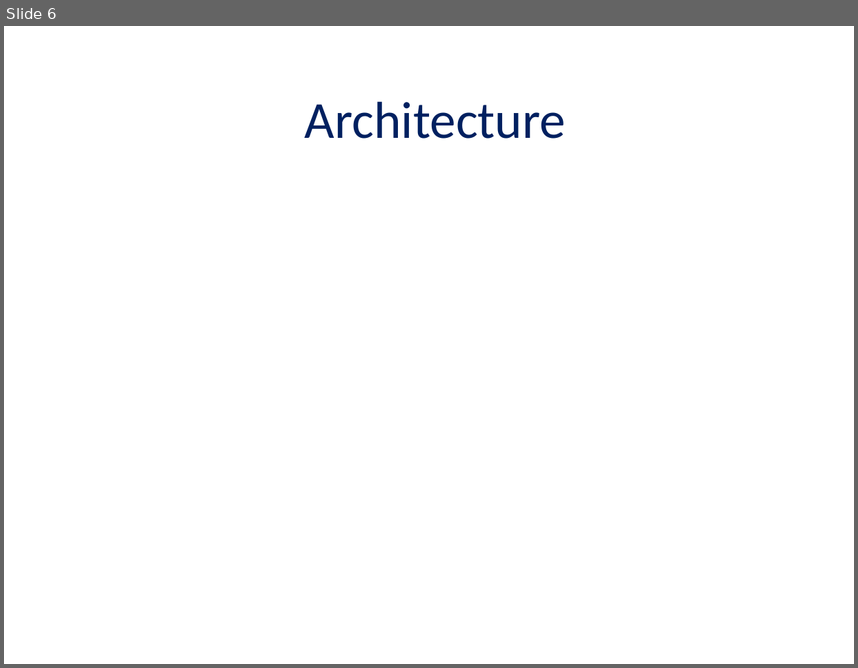
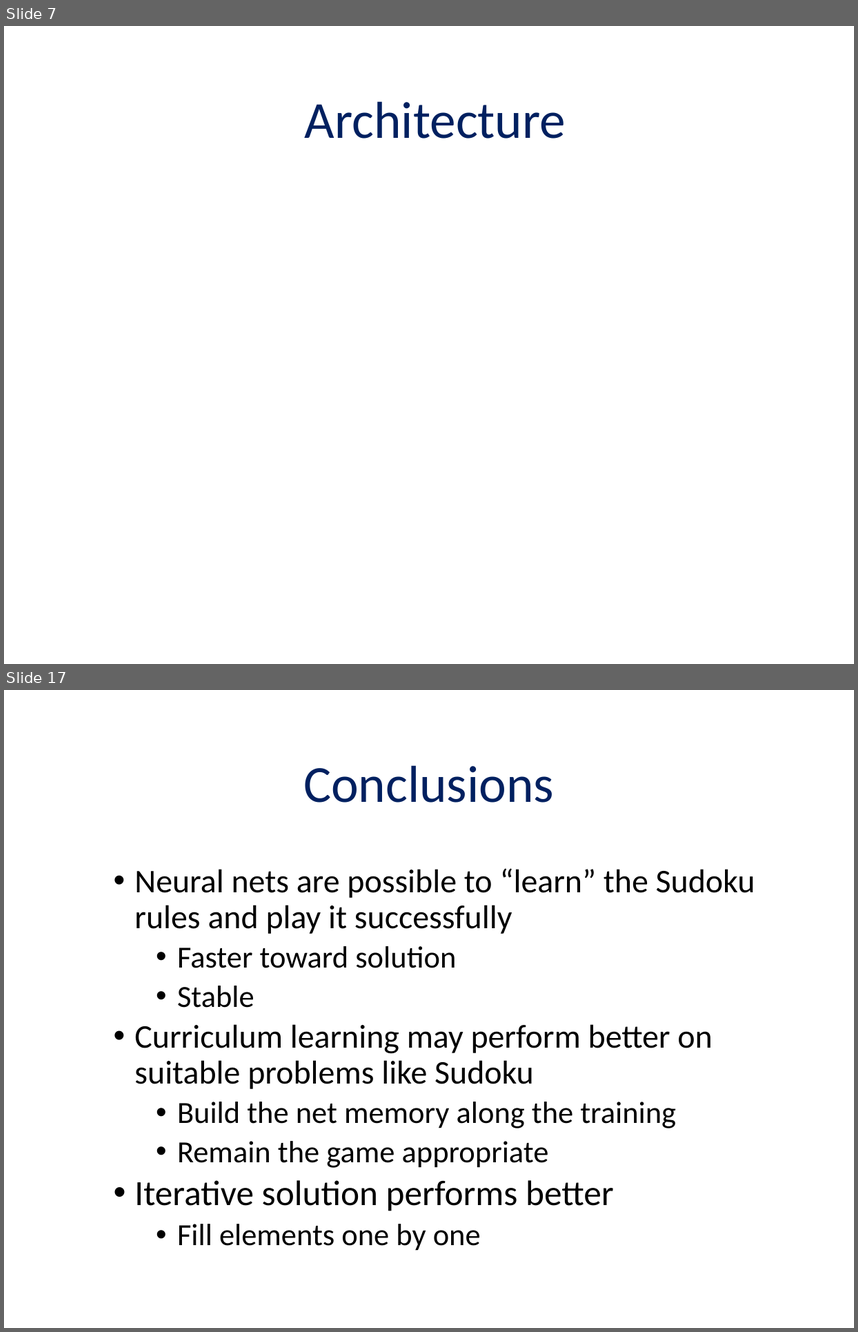
Before and after one commit to chendudai/Sudoku, a slide deck: Presentation/final_presentation.pptx. Shown one above the other, each under a label of ours: slide 6 before the commit, slides 7 and 17 after it; the slides between them are not shown. The pictures are 858x668 and 858x1332 pixels, drawn with LibreOffice and Linux fonts; fonts in the diff are those of the drawing; grey boxes stand for pictures. Boxes give left, top, right and bottom in pixels: in the first picture for what was removed or moved away, otherwise in the second. Text is boxed around its words. In the diff, an @@ line names an element or a change of style, - is before the commit and + after.

```diff
--- a/Presentation/final_presentation.pptx
+++ b/Presentation/final_presentation.pptx
@@ slide 17 added at (4, 690, 854, 1328), background #FFFFFF @@
@@ title added at (303, 765, 554, 802), 44 pt, text #002060 @@
+Conclusions
@@ text added at (134, 868, 755, 1250), 28 pt, text #000000 @@
+  • Neural nets are possible to “learn” the Sudoku rules and play it successfully
+    • Faster toward solution
+    • Stable
+  • Curriculum learning may perform better on suitable problems like Sudoku
+    • Build the net memory along the training
+    • Remain the game appropriate
+  • Iterative solution performs better
+    • Fill elements one by one
@@ what was slide 6 is now slide 7 @@
```
Also in this commit, not shown: 1 slide changed, 11 other slides added, 1 slide removed.
